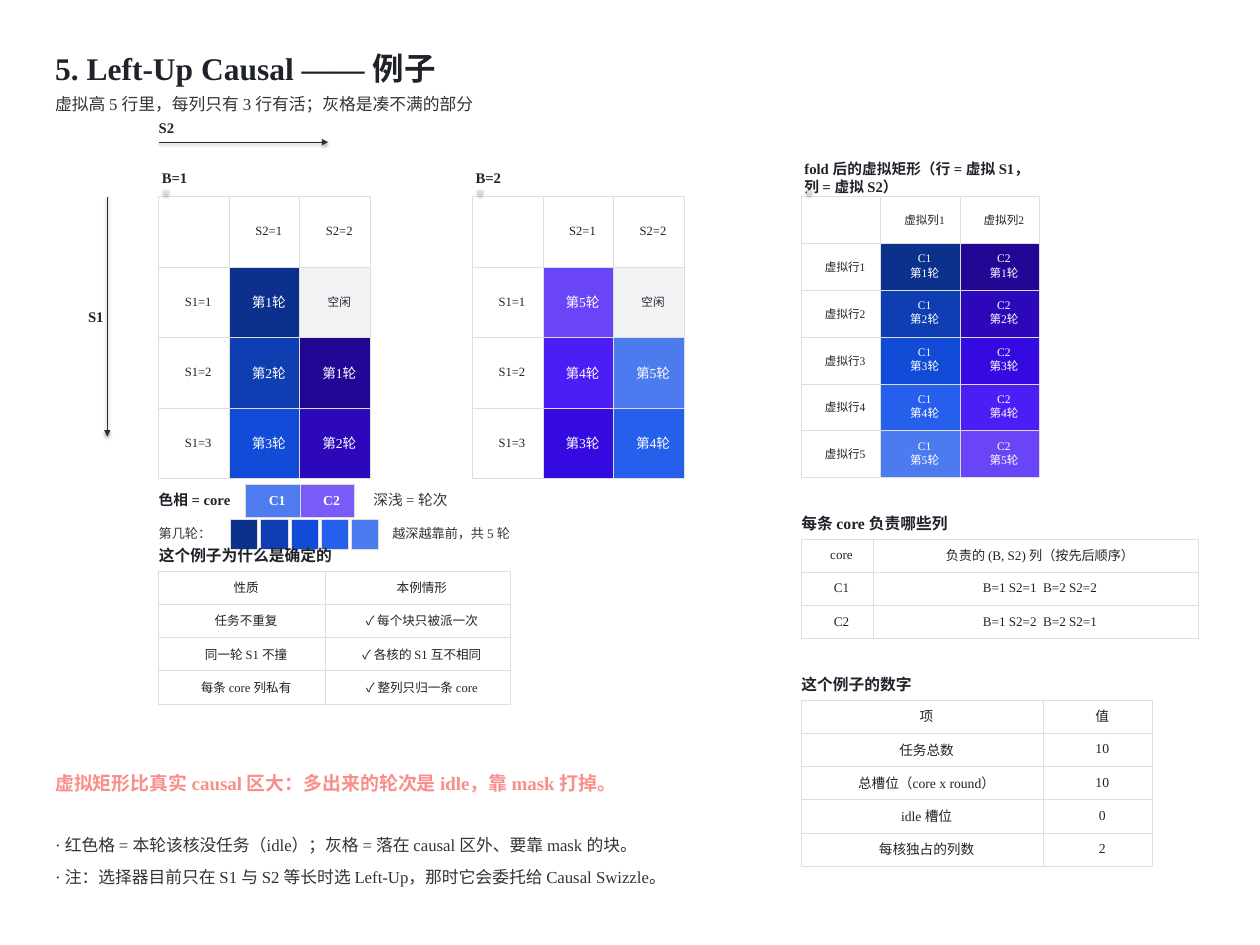
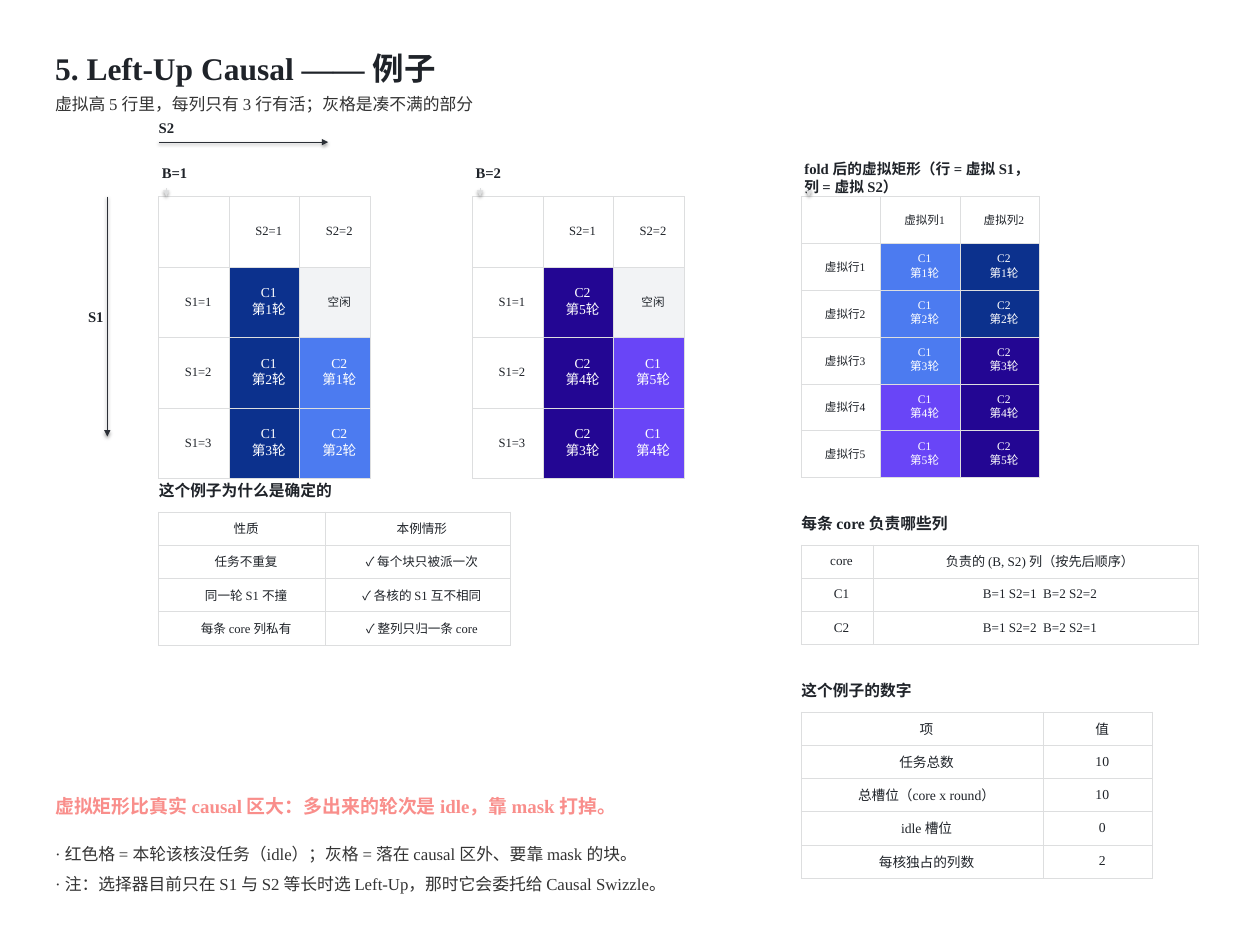
Before and after one commit to guomc9/SeeTen, a slide deck: slide 10 of cases/flash-attention-det-accum/out/v4-index-schedules-rev2.pptx. Drawn at 1260x945 pixels with LibreOffice and Linux fonts; fonts in the diff are those of the drawing. Boxes give left, top, right and bottom in pixels: in the first picture for what was removed or moved away, otherwise in the second. Text is boxed around its words. In the diff, an @@ line names an element or a change of style, - is before the commit and + after.

```diff
--- a/cases/flash-attention-det-accum/out/v4-index-schedules-rev2.pptx
+++ b/cases/flash-attention-det-accum/out/v4-index-schedules-rev2.pptx
@@ text "B=1": place and size @@
-text "B=1" at bbox=[162, 173, 188, 183]
+text "B=1" at bbox=[162, 168, 188, 178]
@@ text "B=2": place and size @@
-text "B=2" at bbox=[476, 173, 502, 183]
+text "B=2" at bbox=[476, 168, 502, 178]
@@ table at bbox=[159, 197, 370, 478] @@
-row 2, column 2: 第1轮
+row 2, column 2: C1 / 第1轮
-row 3, column 2: 第2轮
+row 3, column 2: C1 / 第2轮
-row 3, column 3: 第1轮
+row 3, column 3: C2 / 第1轮
-row 4, column 2: 第3轮
+row 4, column 2: C1 / 第3轮
-row 4, column 3: 第2轮
+row 4, column 3: C2 / 第2轮
@@ fill #0F3EB3 to #0C318D in row 3, column 2 @@
@@ fill #230693 to #4C7BF0 in row 3, column 3 @@
@@ fill #124BD8 to #0C318D in row 4, column 2 @@
@@ fill #2C08BA to #4C7BF0 in row 4, column 3 @@
@@ table at bbox=[472, 197, 683, 478] @@
-row 2, column 2: 第5轮
+row 2, column 2: C2 / 第5轮
-row 3, column 2: 第4轮
+row 3, column 2: C2 / 第4轮
-row 3, column 3: 第5轮
+row 3, column 3: C1 / 第5轮
-row 4, column 2: 第3轮
+row 4, column 2: C2 / 第3轮
-row 4, column 3: 第4轮
+row 4, column 3: C1 / 第4轮
@@ fill #6945F7 to #230693 in row 2, column 2 @@
@@ fill #4A1EF5 to #230693 in row 3, column 2 @@
@@ fill #4C7BF0 to #6945F7 in row 3, column 3 @@
@@ fill #350AE1 to #230693 in row 4, column 2 @@
@@ fill #275FED to #6945F7 in row 4, column 3 @@
@@ table at bbox=[801, 197, 1039, 478] @@
@@ fill #0C318D to #4C7BF0 in row 2, column 2 @@
@@ fill #230693 to #0C318D in row 2, column 3 @@
@@ fill #0F3EB3 to #4C7BF0 in row 3, column 2 @@
@@ fill #2C08BA to #0C318D in row 3, column 3 @@
@@ fill #124BD8 to #4C7BF0 in row 4, column 2 @@
@@ fill #350AE1 to #230693 in row 4, column 3 @@
@@ fill #275FED to #6945F7 in row 5, column 2 @@
@@ fill #4A1EF5 to #230693 in row 5, column 3 @@
@@ fill #4C7BF0 to #6945F7 in row 6, column 2 @@
@@ fill #6945F7 to #230693 in row 6, column 3 @@
@@ text "这个例子为什么是确定的": place and size @@
-text "这个例子为什么是确定的" at bbox=[159, 545, 332, 563]
+text "这个例子为什么是确定的" at bbox=[159, 482, 332, 498]
@@ text removed at bbox=[159, 492, 231, 506] @@
-色相 = core
@@ table removed at bbox=[246, 484, 300, 514], 1 rows, 1 columns @@
-C1
@@ table removed at bbox=[300, 484, 354, 514], 1 rows, 1 columns @@
-C2
@@ text removed at bbox=[373, 492, 447, 506] @@
-深浅 = 轮次
@@ table: place and size @@
-table at bbox=[159, 571, 510, 704]
+table at bbox=[159, 512, 510, 645]
@@ text removed at bbox=[159, 527, 211, 539] @@
-第几轮：
@@ table removed at bbox=[231, 519, 258, 545], 1 rows, 1 columns @@
-
@@ table removed at bbox=[261, 519, 288, 545], 1 rows, 1 columns @@
-
@@ table removed at bbox=[291, 519, 318, 545], 1 rows, 1 columns @@
-
@@ table removed at bbox=[321, 519, 348, 545], 1 rows, 1 columns @@
-
@@ table removed at bbox=[351, 519, 379, 545], 1 rows, 1 columns @@
-
@@ text removed at bbox=[392, 527, 510, 539] @@
-越深越靠前，共 5 轮
@@ table: place and size @@
-table at bbox=[801, 539, 1198, 639]
+table at bbox=[801, 545, 1198, 645]
@@ text "这个例子的数字": place and size @@
-text "这个例子的数字" at bbox=[801, 676, 911, 692]
+text "这个例子的数字" at bbox=[801, 682, 911, 698]
@@ 2 texts, 1 table: place and size @@
-2 texts, 1 table at bbox=[65, 700, 1153, 887]
+2 texts, 1 table at bbox=[65, 712, 1153, 894]
@@ text "虚拟矩形比真实 causal 区大：多出来的轮次是 idle，靠 mask ...": place and size @@
-text "虚拟矩形比真实 causal 区大：多出来的轮次是 idle，靠 mask ..." at bbox=[55, 774, 616, 792]
+text "虚拟矩形比真实 causal 区大：多出来的轮次是 idle，靠 mask ..." at bbox=[55, 797, 616, 815]
```
Also in this commit, not shown: 15 other slides changed, 2 other files.
